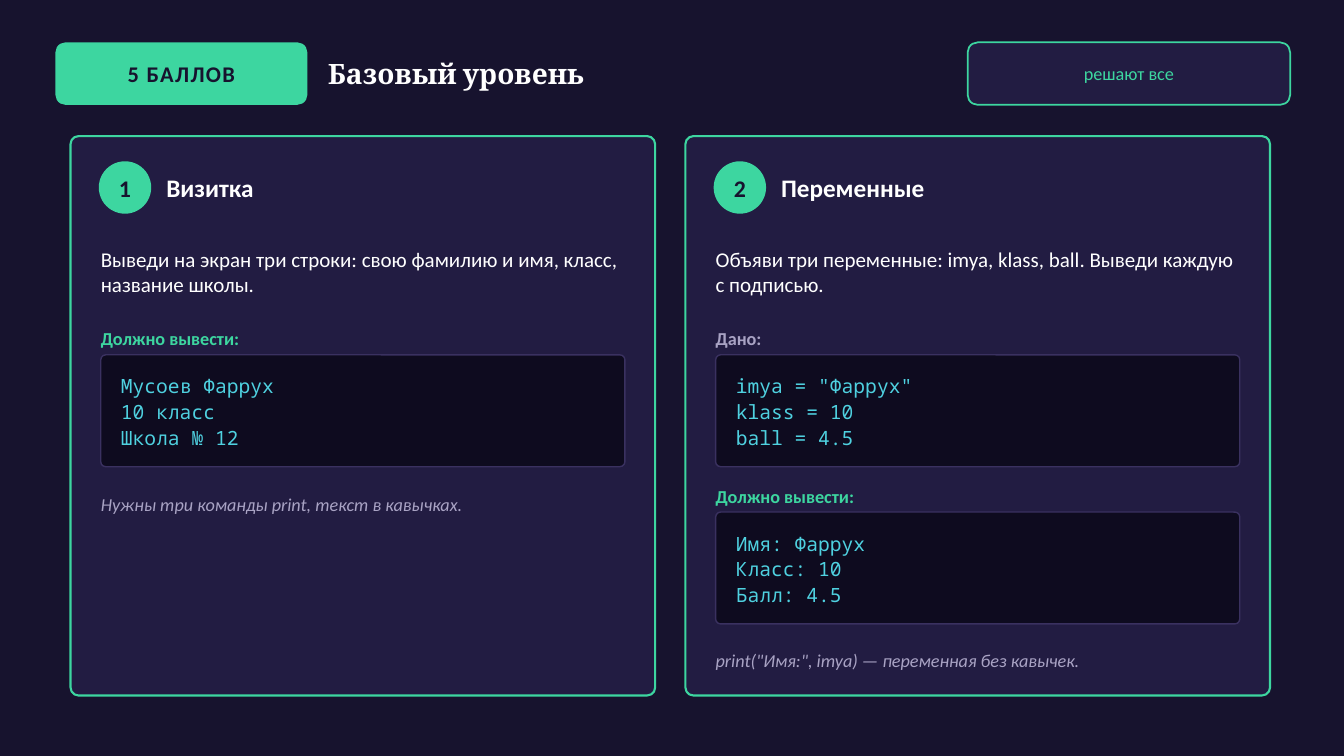
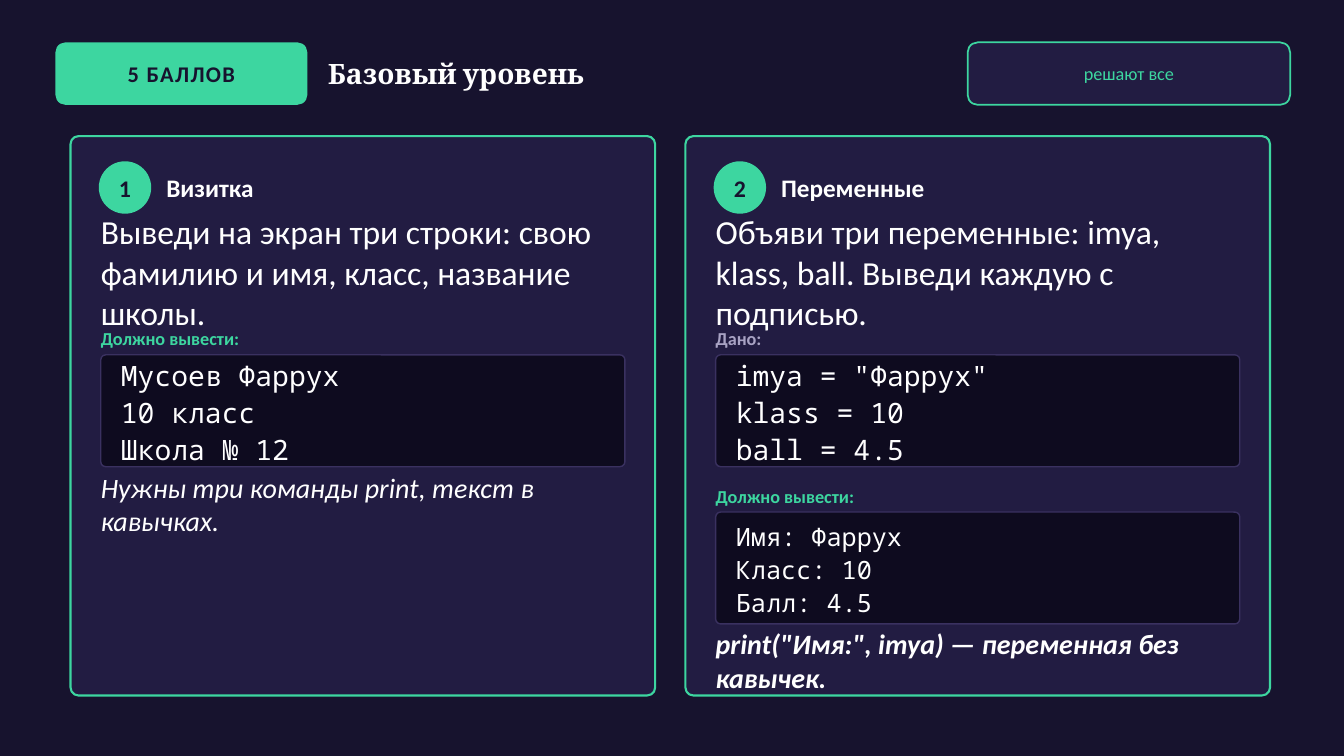
Before and after one commit to MuhammadMusa1/Pulotovschool, a slide deck: slide 3 of 10 класс/urok2/Практика_Python_задачи_по_баллам.pptx. Drawn at 1344x756 pixels with LibreOffice and Linux fonts; fonts in the diff are those of the drawing. Boxes give left, top, right and bottom in pixels: in the first picture for what was removed or moved away, otherwise in the second. Text is boxed around its words. In the diff, an @@ line names an element or a change of style, - is before the commit and + after.

```diff
--- a/10 класс/urok2/Практика_Python_задачи_по_баллам.pptx
+++ b/10 класс/urok2/Практика_Python_задачи_по_баллам.pptx
@@ text "Выведи на экран три строки: ..." at (101,222,591,326): size 15 to 24 pt @@
@@ text "Объяви три переменные: imya, klass, ..." at (716,221,1160,331): size 15 to 24 pt @@
@@ text "Мусоев Фаррух" at (121,365,340,468): size 14 to 20 pt, text colour #4FD1E0 to #FFFFFF @@
@@ text "imya = "Фаррух"" at (736,364,988,468): size 14 to 20 pt, text colour #4FD1E0 to #FFFFFF @@
@@ text "Нужны три команды print, текст ..." at (101,478,534,531): size 13 to 20 pt, text colour #A9A3C4 to #FFFFFF @@
@@ text "Имя: Фаррух" at (736,527,902,613): size 14 to 18 pt, text colour #4FD1E0 to #FFFFFF @@
@@ text "print("Имя:", imya) — переменная без ..." at (716,633,1179,695): size 13 to 20 pt, text colour #A9A3C4 to #FFFFFF, bold on @@
```
Also in this commit, not shown: 4 other slides changed, 5 other files.
